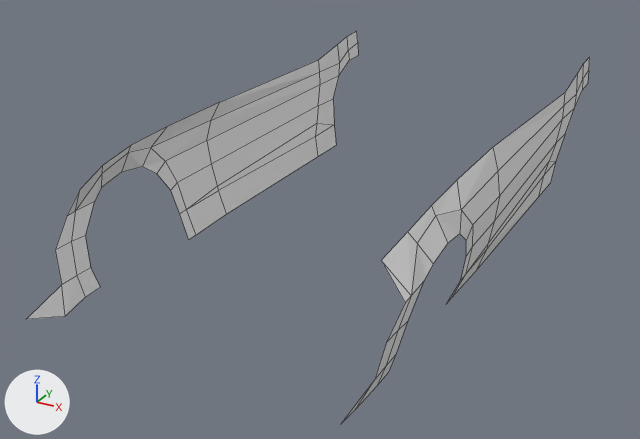
The Blender file Car Game/Assets/Pokora materials/3dModels/camaro.blend: old version first, new version second.
One viewpoint serves both versions: a 50 mm lens placed at (1.56, -1.84, 1.72), pointed at (-0.19, 1.34, 0.13). Arrows for +X, +Y and +Z are at lower left; the lights stay in place. Mesh edges are drawn as thin lines.
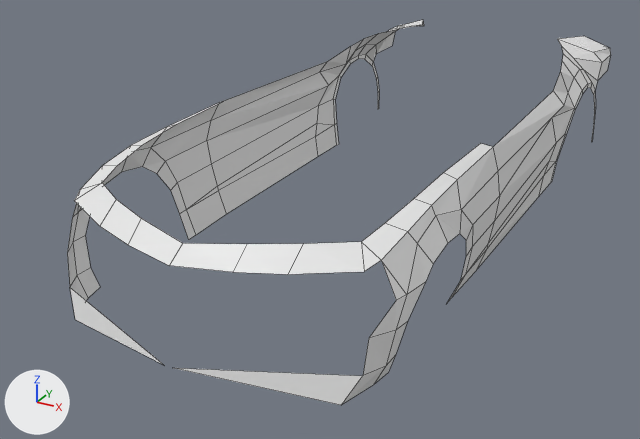
Location of each change, [x1, y1, x2, y2] in pixels of the pictures (640 x 439 px):
'Plane', reshaped
    before: [27, 31, 590, 421]
    after: [67, 20, 611, 405]

Patch to the scene script:
```diff
--- a/Car Game/Assets/Pokora materials/3dModels/camaro.blend.py
+++ b/Car Game/Assets/Pokora materials/3dModels/camaro.blend.py
@@ me_plane @@
 # used by ob_plane; location = (0.0, 0.0, 0.0)
-me_plane.from_pydata(...)  # 57 vertices, 40 faces; spans x 0.58..0.67, y 0.01..2.6, z 0.13..0.7
+me_plane.from_pydata(...)  # 97 vertices, 67 faces; spans x 0.0..0.67, y 0.01..3.16, z 0.13..0.7
+# me_plane part 1
+# 6 faces are deleted
+# 3 vertices in x 0.58..0.64, y 0.15..2.16, z 0.13..0.63 move by (-0.05, 0.0, 0.0)
+# 14 vertices move from x 0.6..0.67, y 0.01..2.59, z 0.14..0.7 to x 0.01..0.67, y 0.01..2.6, z 0.14..0.7
+# 40 vertices are added at x 0.0..0.64, y 0.05..3.16, z 0.14..0.7
+# 33 new faces join them
```
